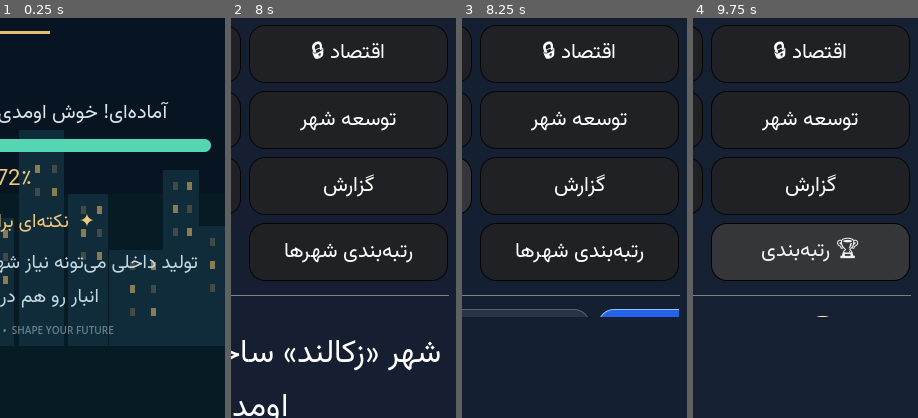
Above: before the commit, frames 1-4 (left to right).
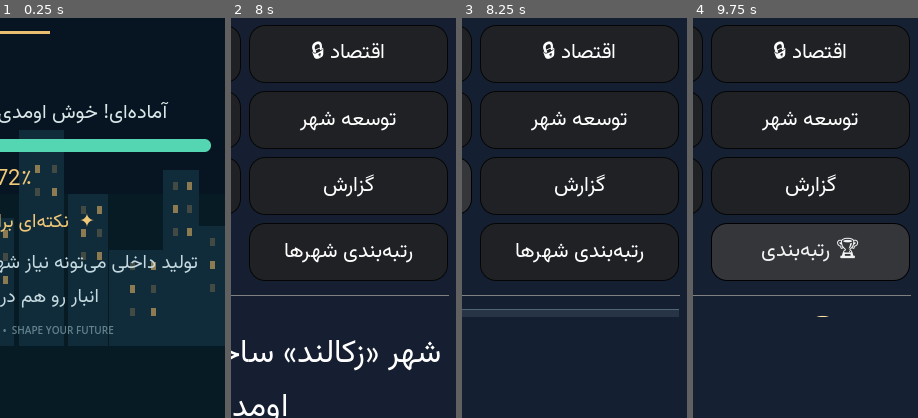
Above: after the commit, the same moments.

Repository: zekainstabot/mini-zeka-city
Game: Godot game, scene res://Main.tscn
Two runs of this game, one before a commit and one after it. Both use one fixed random seed, a clock stepped at 60 frames per second and the inputs below.
Inputs (mouse positions are % of the whole screen's width and height, from its top left):
- Up to frame 1 (0.25 s): no input
- Up to frame 2 (8 s): click (50, 56) at 0.52 s; type "12" at 0.6 s; click "شهر من" at 1.25 s; click "ساختمان" at 2 s; click "بانک" at 2.75 s; click "شهرداری 🔒" at 3.5 s; click "اقتصاد 🔒" at 4.25 s; click "بازار" at 5 s; click "توسعه شهر" at 5.75 s; click "انبار" at 6.5 s; click "گزارش" at 7.25 s
- Up to frame 3 (8.25 s): click "پیشرفت" at 8 s
- Up to frame 4 (9.75 s): click (41, 90) at 8.75 s, where only the run before the commit has a clickable "📈 پیشرفت شهر"; click "رتبه‌بندی شهرها" at 9.5 s
The pictures show only the part of the screen within x 47-97%, y 50-100%; the shares and areas given below are measured in that part.

Frames 1-2 are identical in both runs. In frame 3, 0.7% of the frame differs, in the area x 51-97%, y 72-75%; in frame 4, nothing differs.

Commit message:
Prevent achievement summary text from overflowing on phones

Diff:
--- a/scripts/MissionsPage.gd
+++ b/scripts/MissionsPage.gd
@@ -321,6 +321,9 @@
 	var achievement_summary_label = Label.new()
 	achievement_summary_label.text = owner.PersianText.reshaper("موجودی Zeka Coin: %d     |     نشان‌های کسب‌شده: %d از %d" % [game.get_zeka_coins(), unlocked_achievements, achievement_list.size()])
 	achievement_summary_label.horizontal_alignment = HORIZONTAL_ALIGNMENT_CENTER
+	achievement_summary_label.autowrap_mode = TextServer.AUTOWRAP_WORD_SMART
+	achievement_summary_label.size_flags_horizontal = Control.SIZE_EXPAND_FILL
+	achievement_summary_label.custom_minimum_size = Vector2.ZERO
 	owner._apply_font(achievement_summary_label, 19)
 	achievement_summary_label.add_theme_color_override("font_color", Color("#fde68a"))
 	achievement_summary_row.add_child(achievement_summary_label)
